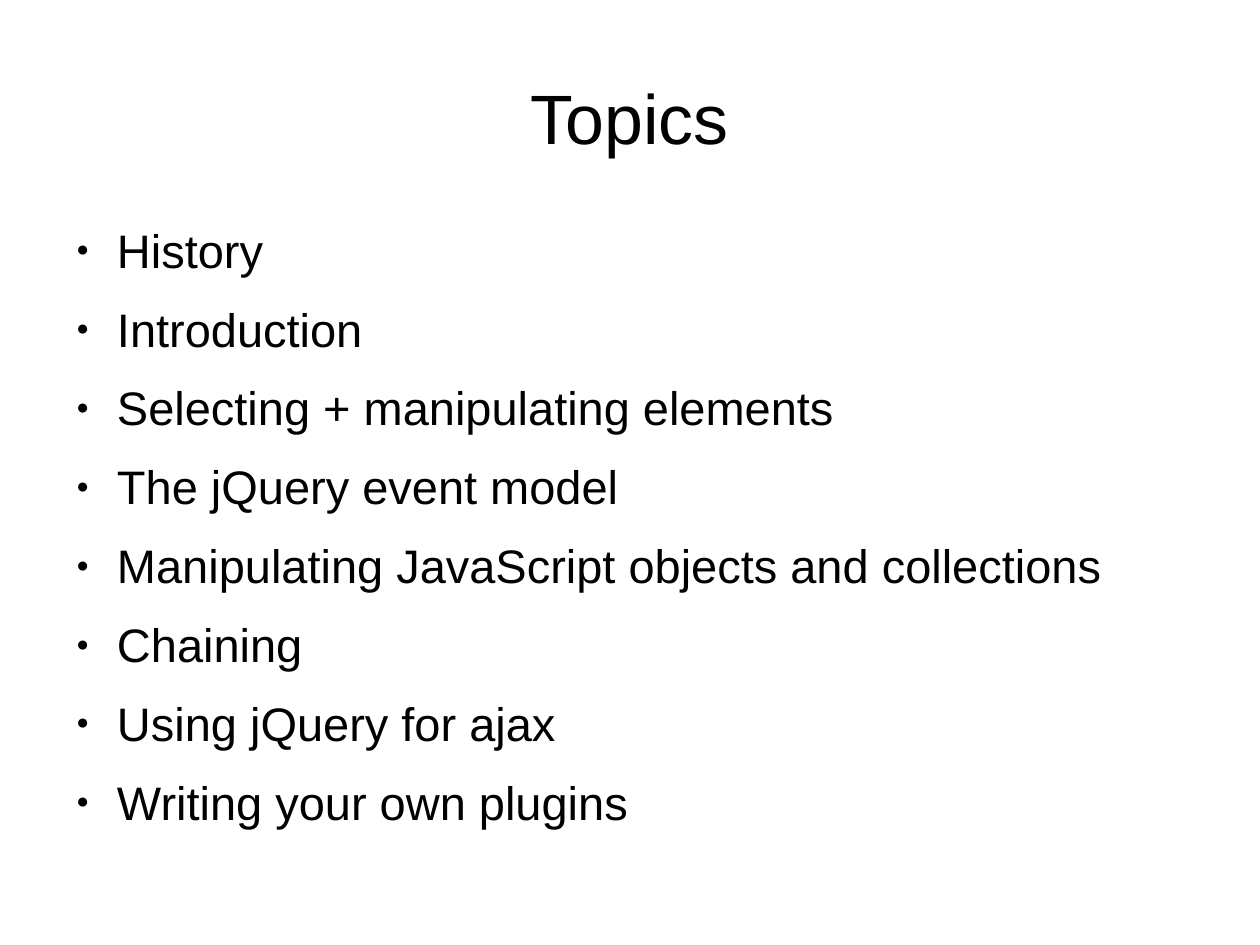
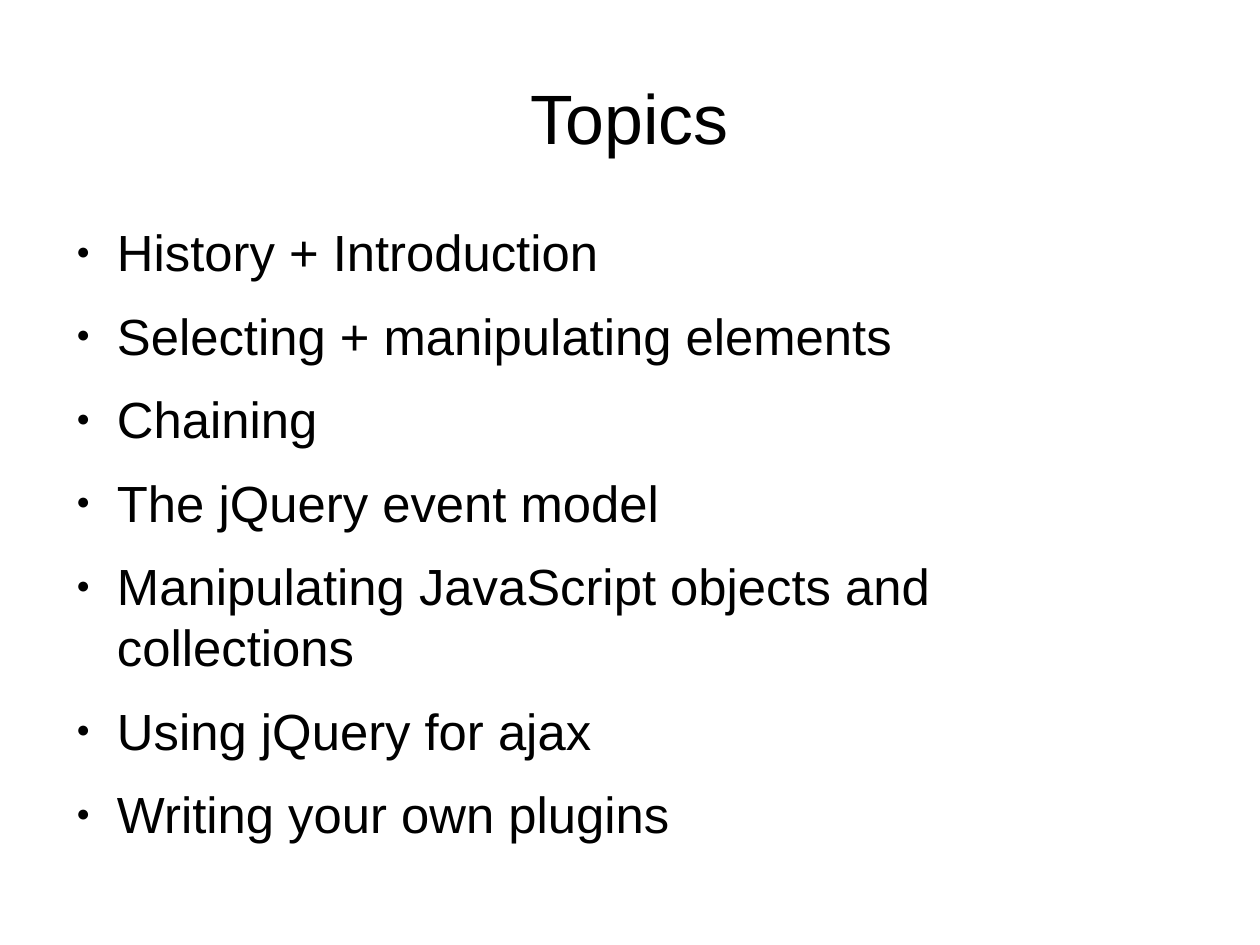
Before and after one commit to tomafc330/presentations, a slide deck: slide 2 of jquery/presentation.odp. Drawn at 1260x945 pixels with LibreOffice and Linux fonts; fonts in the diff are those of the drawing. Boxes give left, top, right and bottom in pixels: in the first picture for what was removed or moved away, otherwise in the second. Text is boxed around its words. In the diff, an @@ line names an element or a change of style, - is before the commit and + after.

Commit message:
updated presentation

```diff
--- a/jquery/presentation.odp
+++ b/jquery/presentation.odp
@@ text at (117,234,598,282): text changed; size 29.6 to 32 pt @@
-● History
-● Introduction
+● History + Introduction
@@ text at (117,318,930,844): size 29.6 to 32 pt in "Selecting + manipulating elements", "The jQuery event model", "Manipulating JavaScript objects and collections", "Using jQuery for ajax" and 1 more places @@
@@ text at (117,401,317,449): paragraph added @@
+● Chaining
@@ text at (117,628,302,671): paragraph removed @@
-● Chaining
```
Also in this commit, not shown: 4 slides added, 1 slide removed, 1 other file.
